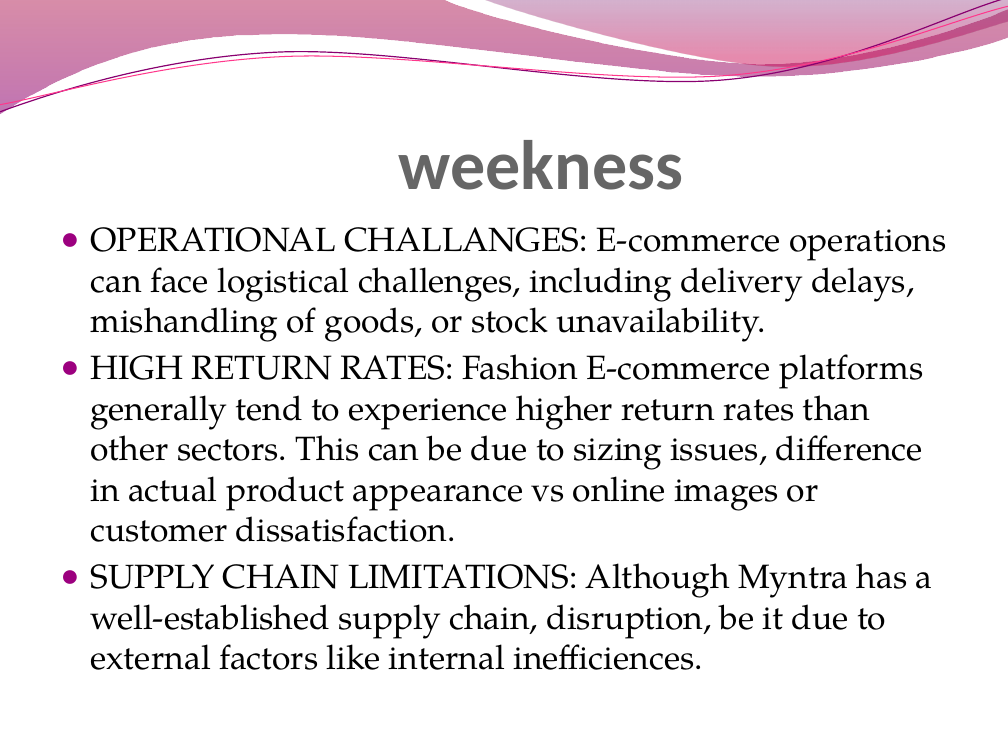
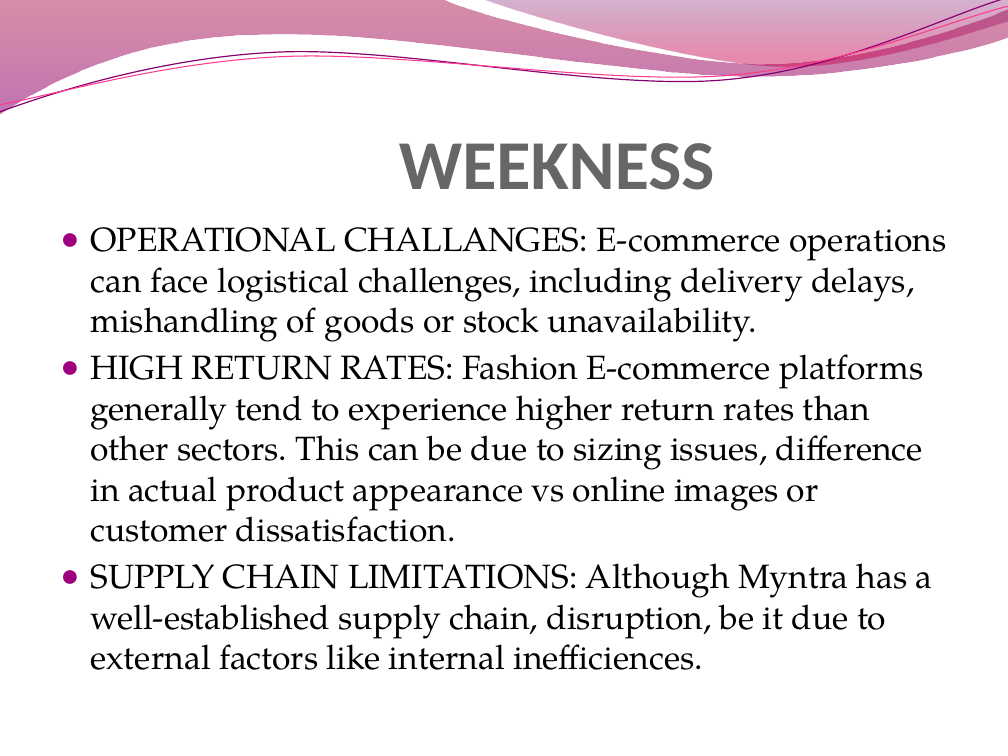
Before and after one commit to suryapraakash/bussiness-analyst, a slide deck: slide 13 of MYNTRA ANALYSIS.pptx. Drawn at 1008x756 pixels with LibreOffice and Linux fonts; fonts in the diff are those of the drawing; background and template pictures are left out. Boxes give left, top, right and bottom in pixels: in the first picture for what was removed or moved away, otherwise in the second. Text is boxed around its words. In the diff, an @@ line names an element or a change of style, - is before the commit and + after.

```diff
--- a/MYNTRA ANALYSIS.pptx
+++ b/MYNTRA ANALYSIS.pptx
@@ title at (399,143,715,190): text changed @@
-weekness
+WEEKNESS
@@ text at (91,227,946,342): text changed @@
-● OPERATIONAL CHALLANGES: E-commerce operations can face logistical challenges, including delivery delays, mishandling of goods, or stock unavailability.
+● OPERATIONAL CHALLANGES: E-commerce operations can face logistical challenges, including delivery delays, mishandling of goods or stock unavailability.
```
Also in this commit, not shown: 3 other slides changed, 1 other file.
